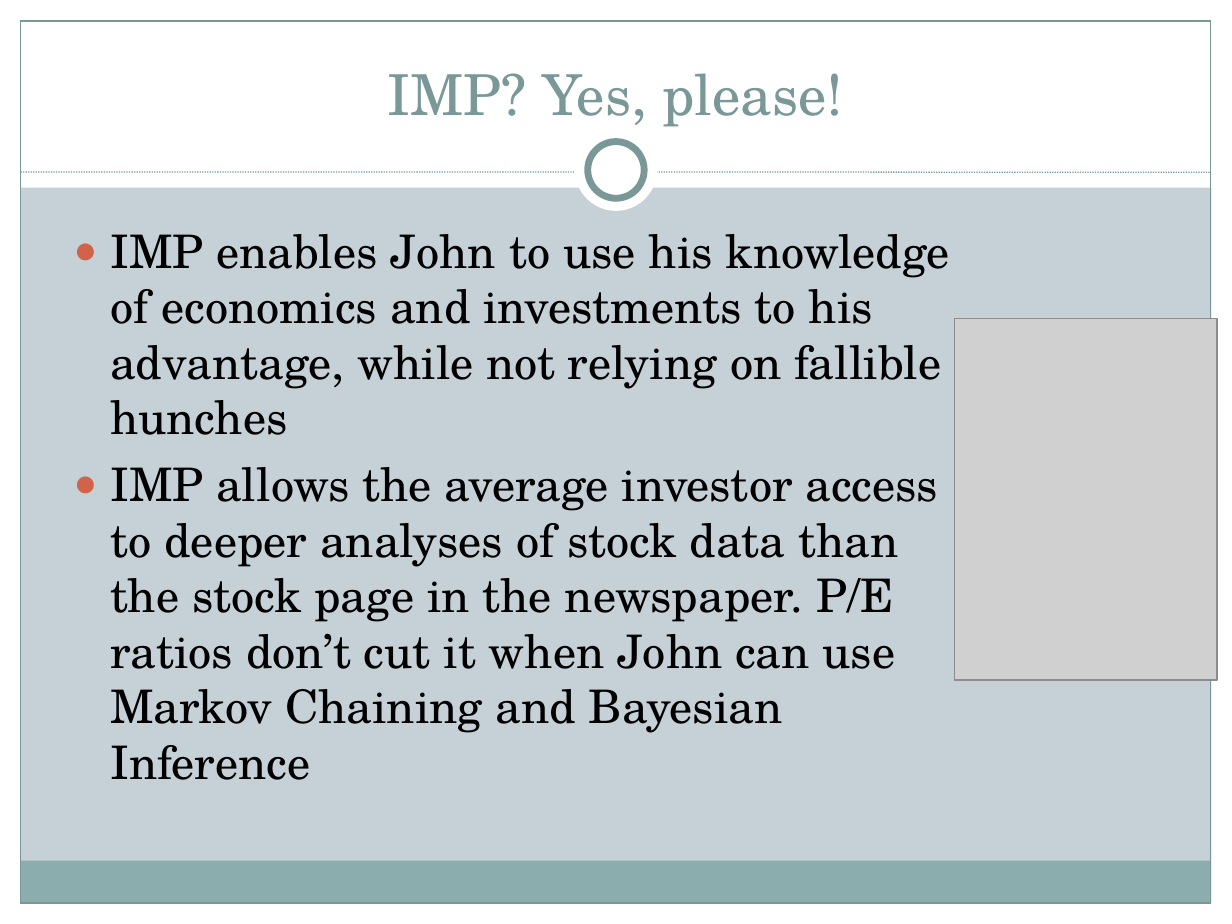
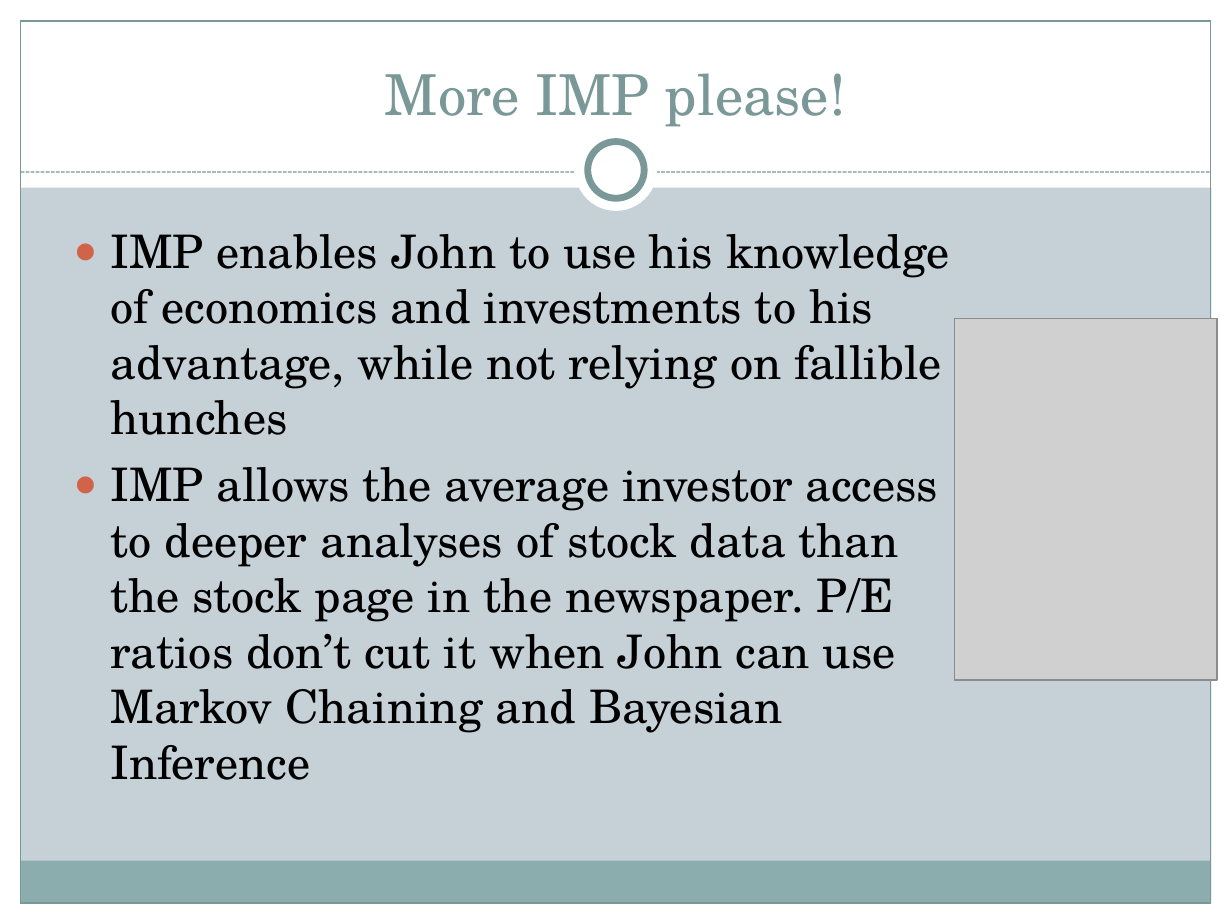
Before and after one commit to ChrisBye/rpi-imp, a slide deck: slide 8 of final presentation/justification and vision.ppt. Drawn at 1232x924 pixels with LibreOffice and Linux fonts; fonts in the diff are those of the drawing; grey boxes stand for pictures. Boxes give left, top, right and bottom in pixels: in the first picture for what was removed or moved away, otherwise in the second. Text is boxed around its words. In the diff, an @@ line names an element or a change of style, - is before the commit and + after.

```diff
--- a/final presentation/justification and vision.ppt
+++ b/final presentation/justification and vision.ppt
@@ title at bbox=[385, 73, 846, 127]: text changed @@
-IMP? Yes, please!
+More IMP please!
```
Also in this commit, not shown: 1 other slide changed.
